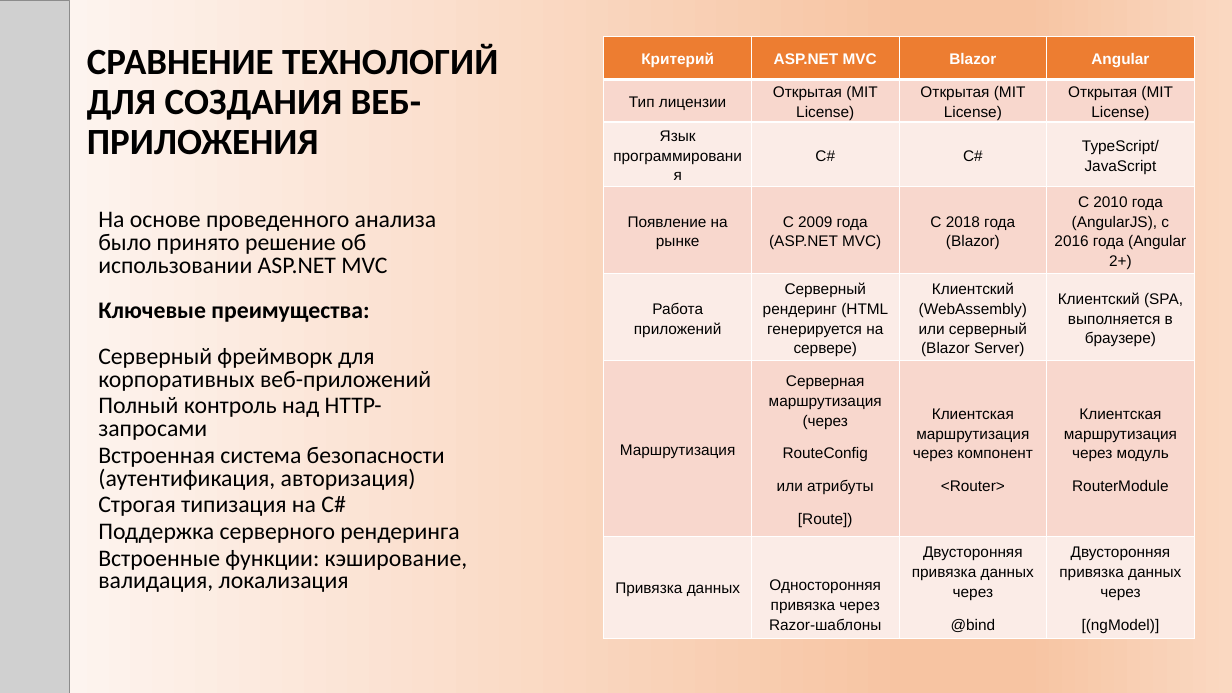
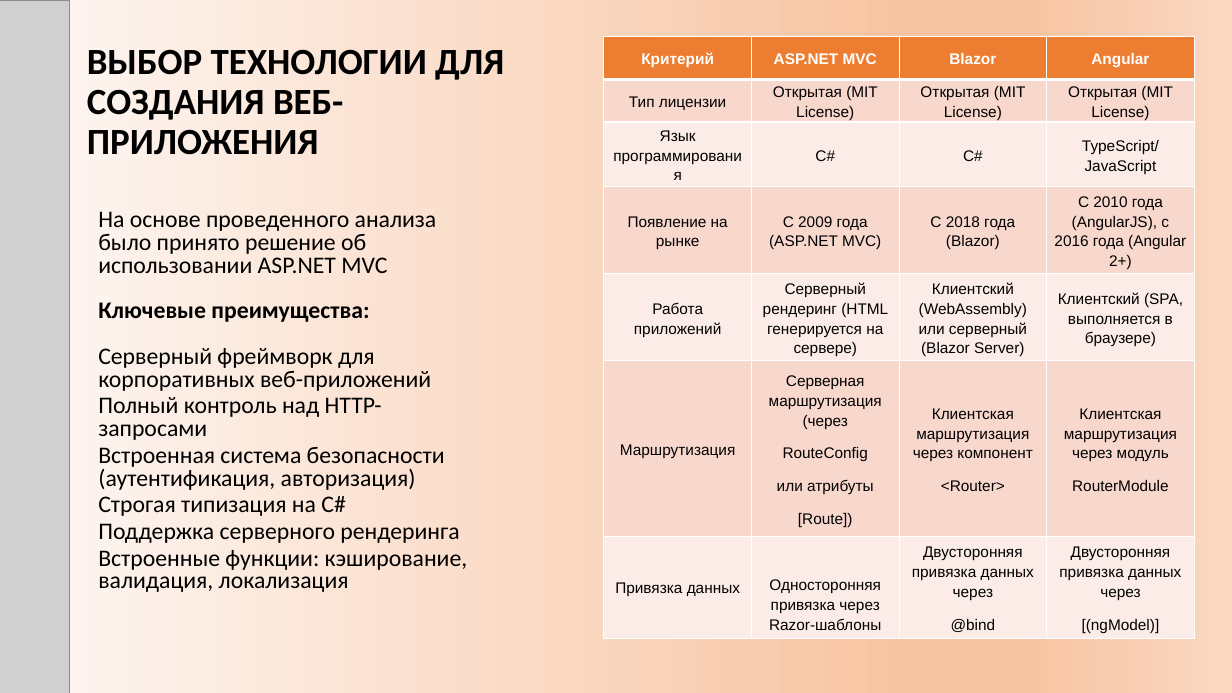
Before and after one commit to DaniilTropin11/IB-Company, a slide deck: slide 6 of Презентация ВКР ВО.pptx. Drawn at 1232x693 pixels with LibreOffice and Linux fonts; fonts in the diff are those of the drawing; grey boxes stand for pictures. Boxes give left, top, right and bottom in pixels: in the first picture for what was removed or moved away, otherwise in the second. Text is boxed around its words. In the diff, an @@ line names an element or a change of style, - is before the commit and + after.

```diff
--- a/Презентация ВКР ВО.pptx
+++ b/Презентация ВКР ВО.pptx
@@ title at (87, 49, 504, 155): text changed @@
-СРАВНЕНИЕ ТЕХНОЛОГИЙ ДЛЯ СОЗДАНИЯ ВЕБ-ПРИЛОЖЕНИЯ
+ВЫБОР ТЕХНОЛОГИИ ДЛЯ СОЗДАНИЯ ВЕБ-ПРИЛОЖЕНИЯ
```
Also in this commit, not shown: 1 other slide changed, 4 slides added.
